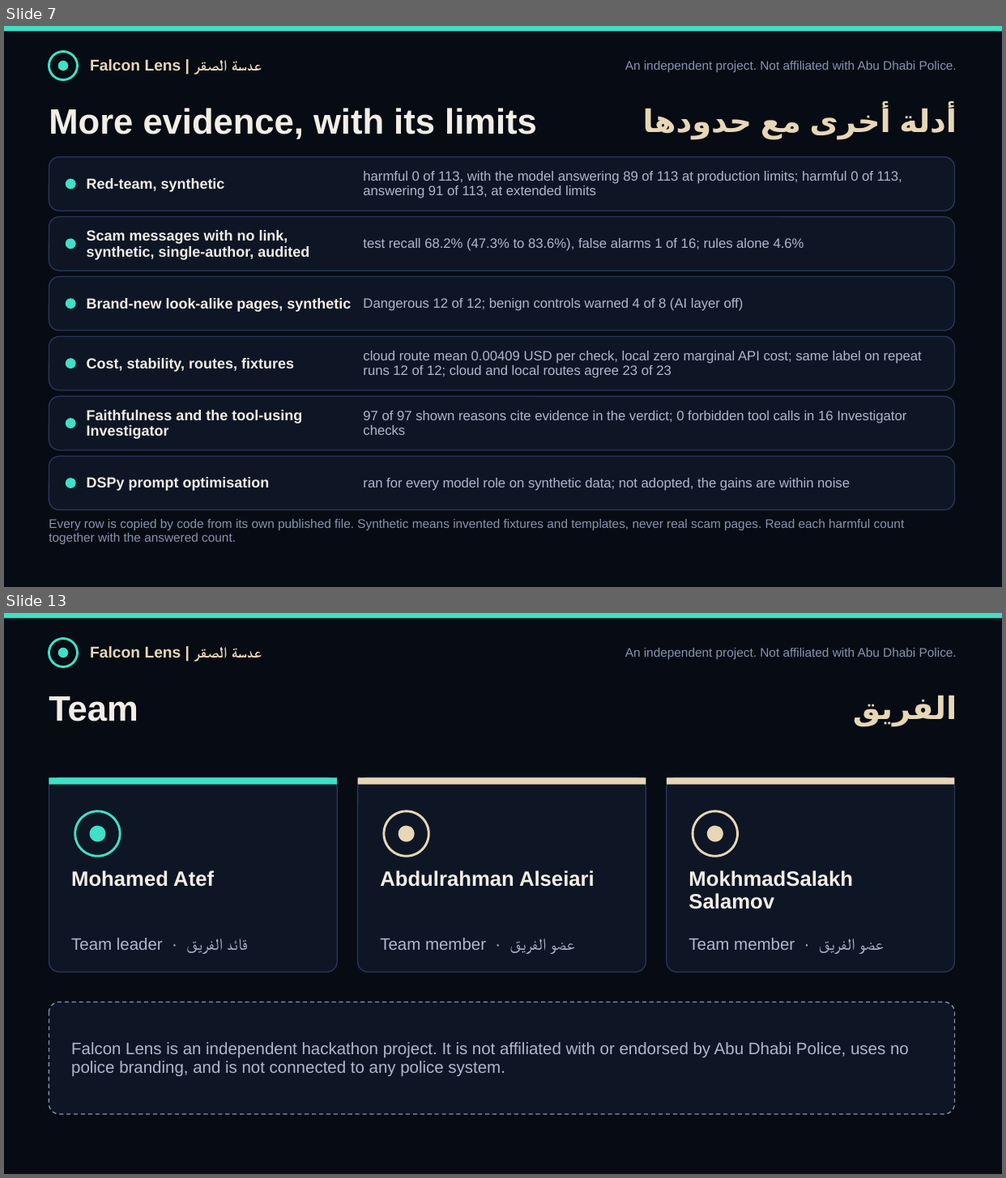
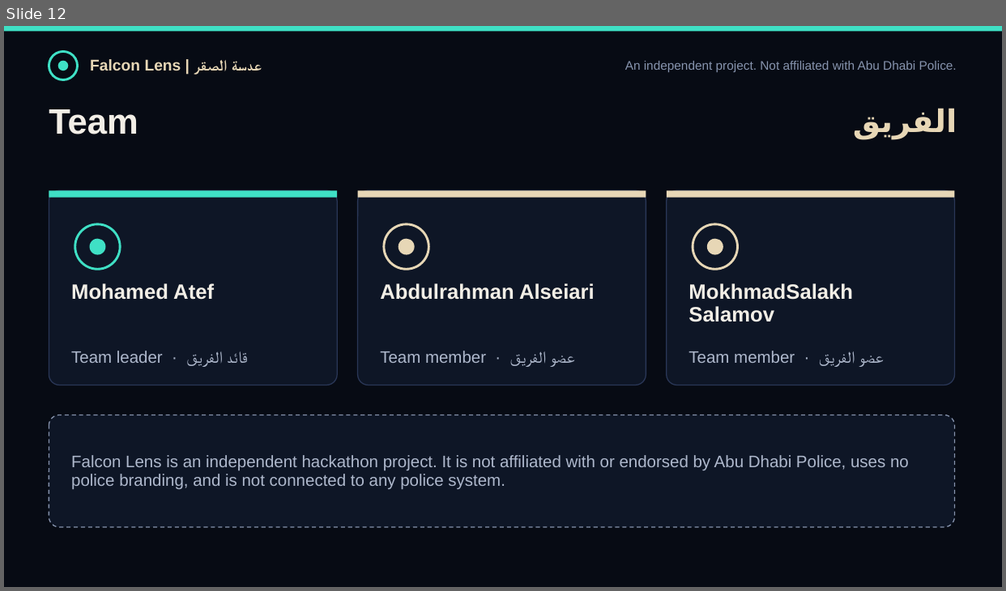
Before and after one commit to Muhammadatef/falcon-lens, a slide deck: submission/FalconLens_ScamShield.pptx. Shown one above the other, each under a label of ours: slides 7 and 13 before the commit, slide 12 after it; the slides between them are not shown. The pictures are 1006x1178 and 1006x591 pixels, drawn with LibreOffice and Linux fonts; fonts in the diff are those of the drawing. Boxes give left, top, right and bottom in pixels: in the first picture for what was removed or moved away, otherwise in the second. Text is boxed around its words. In the diff, an @@ line names an element or a change of style, - is before the commit and + after.

```diff
--- a/submission/FalconLens_ScamShield.pptx
+++ b/submission/FalconLens_ScamShield.pptx
@@ slide 7 removed at (4,26,1002,587), background #070B14 @@
@@ rectangle removed at (4,26,1002,31) @@
@@ ellipse removed at (49,51,78,80) @@
@@ ellipse removed at (58,61,68,71) @@
@@ text removed at (90,59,262,71) @@
-Falcon Lens | عدسة الصقر
@@ text removed at (625,61,957,72) @@
-An independent project. Not affiliated with Abu Dhabi Police.
@@ text removed at (49,108,537,139) @@
-More evidence, with its limits
@@ text removed at (899,107,957,133) @@
-أدلة أخرى مع حدودها
@@ rounded rectangle removed at (49,157,955,211) @@
@@ text removed at (363,171,902,199) @@
-harmful 0 of 113, with the model answering 89 of 113 at production limits; harmful 0 of 113, answering 91 of 113, at extended limits
@@ ellipse removed at (66,179,76,189) @@
@@ text removed at (87,178,225,192) @@
-Red-team, synthetic
@@ rounded rectangle removed at (49,217,955,271) @@
@@ ellipse removed at (66,238,76,249) @@
@@ text removed at (87,230,309,260) @@
-Scam messages with no link, synthetic, single-author, audited
@@ text removed at (363,238,804,251) @@
-test recall 68.2% (47.3% to 83.6%), false alarms 1 of 16; rules alone 4.6%
@@ rounded rectangle removed at (49,277,955,331) @@
@@ ellipse removed at (66,298,76,309) @@
@@ text removed at (87,298,351,312) @@
-Brand-new look-alike pages, synthetic
@@ text removed at (363,298,744,311) @@
-Dangerous 12 of 12; benign controls warned 4 of 8 (AI layer off)
@@ rounded rectangle removed at (49,337,955,390) @@
@@ ellipse removed at (66,358,76,369) @@
@@ text removed at (87,358,294,372) @@
-Cost, stability, routes, fixtures
@@ text removed at (363,351,922,378) @@
-cloud route mean 0.00409 USD per check, local zero marginal API cost; same label on repeat runs 12 of 12; cloud and local routes agree 23 of 23
@@ rounded rectangle removed at (49,396,955,450) @@
@@ text removed at (87,410,302,439) @@
-Faithfulness and the tool-using Investigator
@@ text removed at (363,411,906,435) @@
-97 of 97 shown reasons cite evidence in the verdict; 0 forbidden tool calls in 16 Investigator checks
@@ ellipse removed at (66,418,76,429) @@
@@ rounded rectangle removed at (49,456,955,510) @@
@@ ellipse removed at (66,478,76,489) @@
@@ text removed at (87,477,270,491) @@
-DSPy prompt optimisation
@@ text removed at (363,478,850,491) @@
-ran for every model role on synthetic data; not adopted, the gains are within noise
@@ text removed at (49,519,905,544) @@
-Every row is copied by code from its own published file. Synthetic means invented fixtures and templates, never real scam pages. Read each harmful count together with the answered count.
@@ what was slide 13 is now slide 12 @@
```
Also in this commit, not shown: 1 slide changed, 11 slides added, 11 other slides removed, 16 other files.
